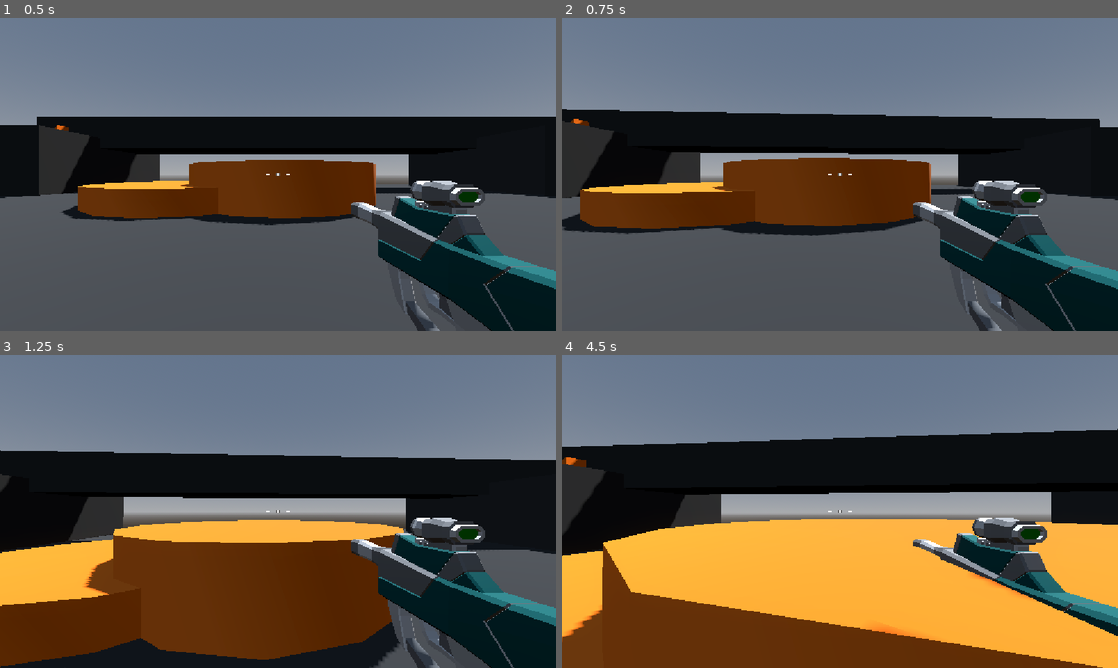
Above: before the commit, frames 1-4 (two rows, left to right).
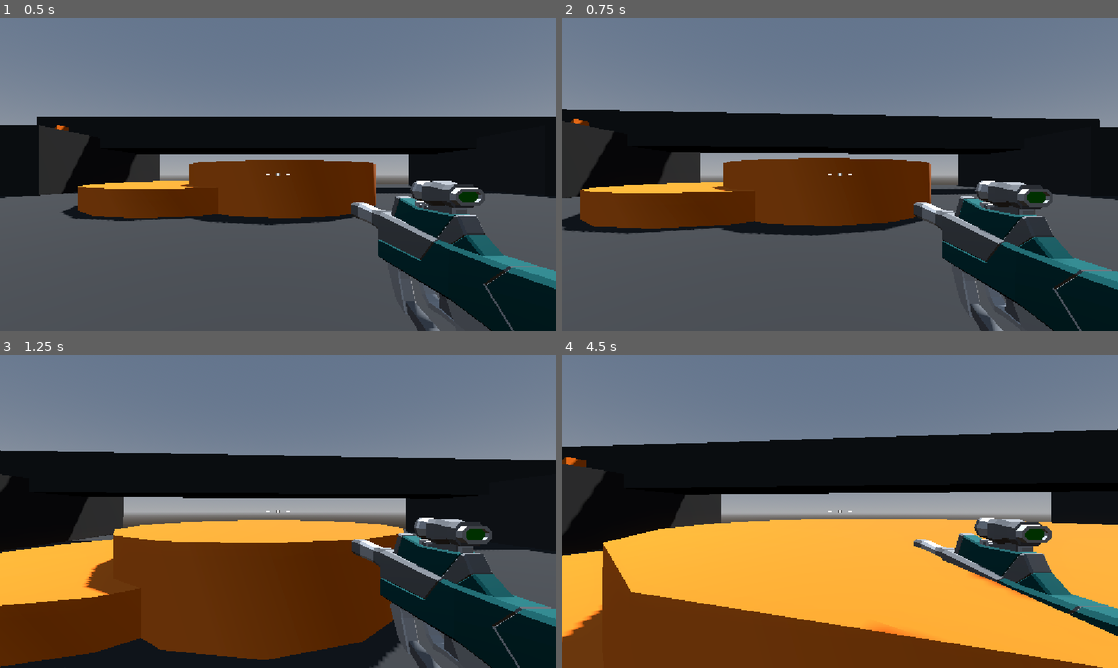
Above: after the commit, the same moments.

Repository: sylvainlap/gamedev.tv-robo-rampage
Game: Godot game, scene res://levels/sandbox.tscn
The game is run twice, just before and just after one commit, with the same random seed, the same clock (stepped at 60 frames per second) and the same inputs.
Inputs (mouse positions are in pixels of both pictures, inside the frame that each line leads up to):
- Up to frame 1 (0.5 s): no input
- Up to frame 2 (0.75 s): tap Enter at 0.5 s; move the mouse to (867, 174) at 0.52 s; press the mouse at (867, 174) at 0.53 s; hold W (move_forward) from 0.53 s (still down)
- Up to frame 3 (1.25 s): keep holding W (move_forward); tap Space (jump) at 0.77 s
- Up to frame 4 (4.5 s): keep holding W (move_forward); move the mouse to (812, 511) at 1.27 s; release the mouse at (812, 511) at 1.28 s; click (812, 511) at 1.35 s; tap Space (jump) at 1.52, 3.02, 3.77, 4.25 s; move the mouse to (851, 505) at 2.02 s; press the mouse at (851, 505) at 2.03 s; move the mouse to (834, 517) at 2.77 s; release the mouse at (834, 517) at 2.78 s; click (834, 517) at 2.85 s; move the mouse to (878, 514) at 3.52 s; press the mouse at (878, 514) at 3.53 s; move the mouse to (795, 508) at 4.27 s; release the mouse at (795, 508) at 4.28 s; click (795, 508) at 4.35 s

Frame 1 is identical in both runs. In frame 2, 1.8% of the frame differs, in the area x 63-100%, y 52-100%; in frame 3, 2.0%; in frame 4, 1.0%.

Commit message:
feat(game): course 4.15 done

Diff:
--- a/enemy/enemy.gd
+++ b/enemy/enemy.gd
@@ -1,44 +1,50 @@
+class_name Enemy
 extends CharacterBody3D
-
 
 const SPEED = 5.0
 const JUMP_VELOCITY = 4.5
 
 @export var aggro_range: float = 12.0
 @export var attack_range: float = 1.5
+@export var max_hitpoints: int = 100
+@export var attack_damage: int = 20
 
 @onready var navigation_agent_3d: NavigationAgent3D = $NavigationAgent3D
 @onready var animation_player: AnimationPlayer = $AnimationPlayer
 
-var player: CharacterBody3D
-var provoked: bool = false
-var distance: float
+var _player: CharacterBody3D
+var _provoked: bool = false
+var _distance: float
+var hitpoints: int = max_hitpoints:
+	set(value):
+		_provoked = true
+		hitpoints = value
+		if hitpoints <= 0:
+			queue_free()
 
 
 func _ready() -> void:
-	player = get_tree().get_first_node_in_group("Player")
+	_player = get_tree().get_first_node_in_group("Player")
 
 
 func _process(_delta: float) -> void:
-	distance = global_position.distance_to(player.global_position)
+	_distance = global_position.distance_to(_player.global_position)
 
-	if distance <= aggro_range:
-		provoked = true
-	else:
-		provoked = false
+	if _distance <= aggro_range:
+		_provoked = true
 
 
 func _physics_process(delta: float) -> void:
 	if not is_on_floor():
 		velocity += get_gravity() * delta
 
-	if provoked:
-		navigation_agent_3d.target_position = player.global_position
+	if _provoked:
+		navigation_agent_3d.target_position = _player.global_position
 		var next_position = navigation_agent_3d.get_next_path_position()
 
 		var direction = global_position.direction_to(next_position)
 
-		if distance <= attack_range:
+		if _distance <= attack_range:
 			animation_player.play("attack")
 
 		if direction:
@@ -60,3 +66,4 @@
 
 func _attack() -> void:
 	print("attack")
+	_player.hitpoints -= attack_damage
--- a/player/player.gd
+++ b/player/player.gd
@@ -1,13 +1,19 @@
+class_name Player
 extends CharacterBody3D
-
 
 const SPEED = 5.0
 
 @export var mouse_sensitivity: float = 0.001
 @export var jump_height: float = 1.0
 @export var fall_multiplier: float = 2.5
+@export var max_hitpoints: int = 100
 
-var mouse_motion: Vector2 = Vector2.ZERO
+var _mouse_motion: Vector2 = Vector2.ZERO
+var hitpoints: int = max_hitpoints:
+	set(value):
+		hitpoints = value
+		if hitpoints <= 0:
+			get_tree().quit()
 
 @onready var camera_pivot: Node3D = $CameraPivot
 
@@ -43,14 +49,14 @@
 
 func _input(event: InputEvent) -> void:
 	if event is InputEventMouseMotion:
-		mouse_motion = -event.relative * mouse_sensitivity
+		_mouse_motion = -event.relative * mouse_sensitivity
 
 	if event.is_action_pressed("ui_cancel"):
 		Input.mouse_mode = Input.MOUSE_MODE_VISIBLE
 
 
 func handle_camera_rotation() -> void:
-	rotate_y(mouse_motion.x)
-	camera_pivot.rotate_x(mouse_motion.y)
+	rotate_y(_mouse_motion.x)
+	camera_pivot.rotate_x(_mouse_motion.y)
 	camera_pivot.rotation_degrees.x = clampf(camera_pivot.rotation_degrees.x, -90.0, 90.0)
-	mouse_motion = Vector2.ZERO
+	_mouse_motion = Vector2.ZERO
--- a/weapons/hitscan_weapon.gd
+++ b/weapons/hitscan_weapon.gd
@@ -1,12 +1,30 @@
 extends Node3D
 
+@export var weapon_damage: int = 15
 @export var fire_rate: float = 14.0
+@export var recoil: float = 0.05
+@export var weapon_mesh: Node3D
+@export var muzzle_flash: GPUParticles3D
 
 @onready var cooldown_timer: Timer = $CooldownTimer
+@onready var weapon_position: Vector3 = weapon_mesh.position
+@onready var ray_cast_3d: RayCast3D = $RayCast3D
 
 
 func _process(delta: float) -> void:
 	if Input.is_action_pressed("fire"):
 		if cooldown_timer.is_stopped():
-			cooldown_timer.start(1.0 / fire_rate)
-			print("fire")
+			_shoot()
+
+	weapon_mesh.position = weapon_mesh.position.lerp(weapon_position, delta * 10.0)
+
+
+func _shoot() -> void:
+	cooldown_timer.start(1.0 / fire_rate)
+	muzzle_flash.restart()
+	weapon_mesh.position.z += recoil
+	if ray_cast_3d.is_colliding():
+		var collider = ray_cast_3d.get_collider()
+		print(collider)
+		if collider is Enemy:
+			collider.hitpoints -= weapon_damage
--- a/weapons/hitscan_weapon.tscn
+++ b/weapons/hitscan_weapon.tscn
@@ -7,3 +7,6 @@
 
 [node name="CooldownTimer" type="Timer" parent="." unique_id=1693484573]
 one_shot = true
+
+[node name="RayCast3D" type="RayCast3D" parent="." unique_id=2104185720]
+target_position = Vector3(0, 0, -100)
--- a/weapons/smg.tscn
+++ b/weapons/smg.tscn
@@ -3,7 +3,45 @@
 [ext_resource type="PackedScene" uid="uid://cgvba5lrad1wk" path="res://weapons/hitscan_weapon.tscn" id="1_6vhuu"]
 [ext_resource type="PackedScene" uid="uid://bprjbo33yqwis" path="res://assets/smg/SMG.glb" id="1_n4llf"]
 
-[node name="SMG" unique_id=2067759232 instance=ExtResource("1_6vhuu")]
+[sub_resource type="StandardMaterial3D" id="StandardMaterial3D_10eae"]
+emission_enabled = true
+emission = Color(1, 1, 1, 1)
+emission_energy_multiplier = 3.0
+
+[sub_resource type="Curve" id="Curve_6vhuu"]
+_data = [Vector2(0, 1), 0.0, 0.0, 0, 0, Vector2(1, 0), 0.0, 0.0, 0, 0]
+point_count = 2
+
+[sub_resource type="CurveTexture" id="CurveTexture_6vhuu"]
+curve = SubResource("Curve_6vhuu")
+
+[sub_resource type="ParticleProcessMaterial" id="ParticleProcessMaterial_xgomg"]
+direction = Vector3(0, 0, -1)
+spread = 8.0
+initial_velocity_min = 6.0
+initial_velocity_max = 8.0
+gravity = Vector3(0, 0, 0)
+scale_curve = SubResource("CurveTexture_6vhuu")
+
+[sub_resource type="BoxMesh" id="BoxMesh_jfg3o"]
+size = Vector3(0.1, 0.1, 0.1)
+
+[node name="SMG" unique_id=2067759232 node_paths=PackedStringArray("weapon_mesh", "muzzle_flash") instance=ExtResource("1_6vhuu")]
+weapon_mesh = NodePath("SMG")
+muzzle_flash = NodePath("MuzzleFlash")
 
 [node name="SMG" parent="." index="1" unique_id=2024608351 instance=ExtResource("1_n4llf")]
 transform = Transform3D(1, 0, 0, 0, 1, 0, 0, 0, 1, 0.7, -0.35, -0.7)
+
+[node name="MuzzleFlash" type="GPUParticles3D" parent="." index="3" unique_id=932740621]
+transform = Transform3D(1, 0, 0, 0, 1, 0, 0, 0, 1, 0.7, -0.3, -1.8)
+material_override = SubResource("StandardMaterial3D_10eae")
+cast_shadow = 0
+emitting = false
+lifetime = 0.06999999999999999
+one_shot = true
+explosiveness = 1.0
+fixed_fps = 60
+local_coords = true
+process_material = SubResource("ParticleProcessMaterial_xgomg")
+draw_pass_1 = SubResource("BoxMesh_jfg3o")
